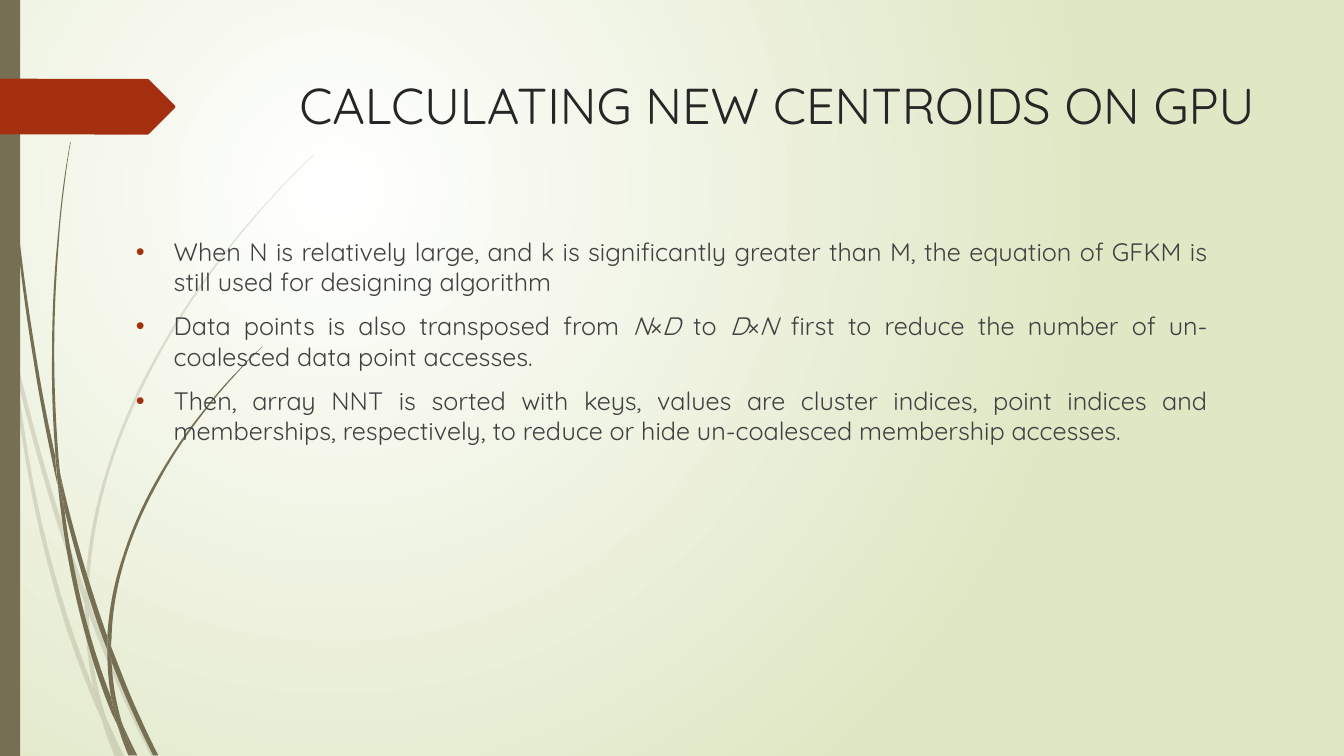
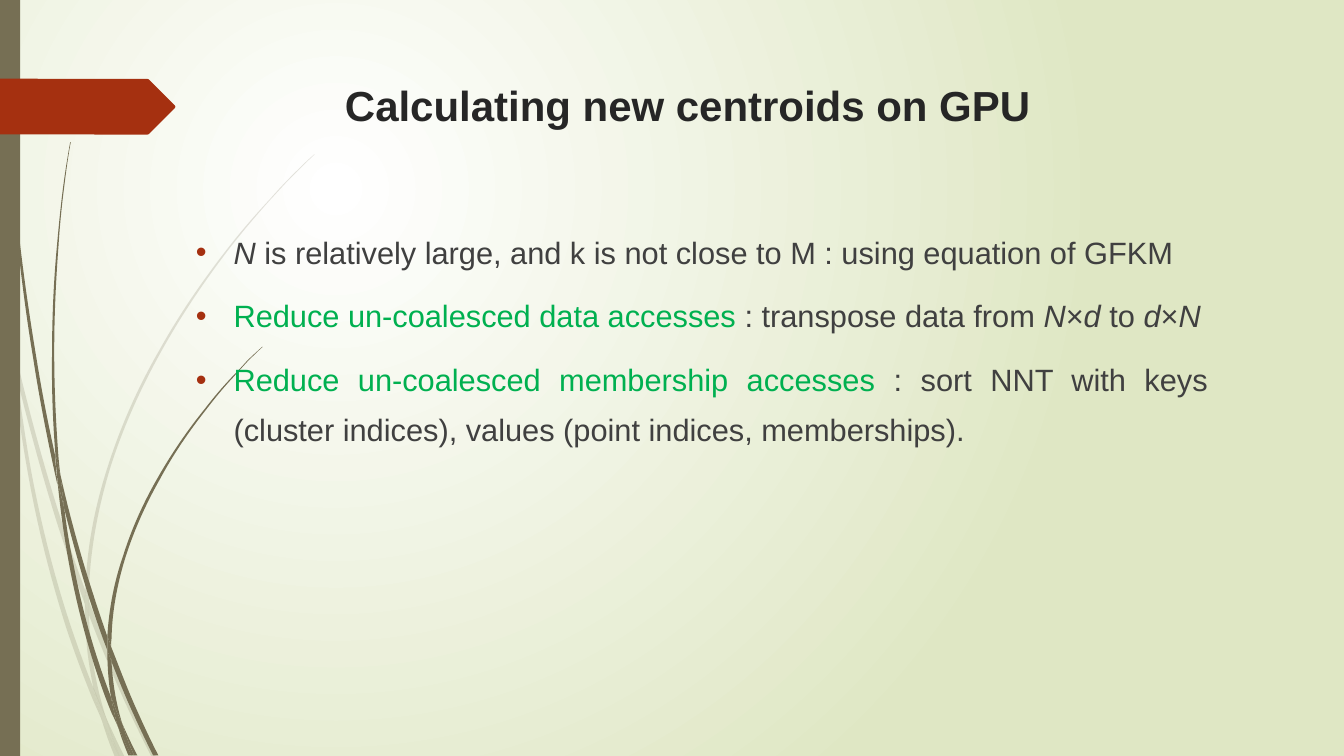
Before and after one commit to trungvdhp/master-ntou, a slide deck: slide 17 of ImageProcessing/Speeding up GFKM.pptx (slide 18 before the commit). Drawn at 1344x756 pixels with LibreOffice and Linux fonts; fonts in the diff are those of the drawing. Boxes give left, top, right and bottom in pixels: in the first picture for what was removed or moved away, otherwise in the second. Text is boxed around its words. In the diff, an @@ line names an element or a change of style, - is before the commit and + after.

```diff
--- a/ImageProcessing/Speeding up GFKM.pptx
+++ b/ImageProcessing/Speeding up GFKM.pptx
@@ title at <box>345,90,1030,129</box>: text changed; size 36 to 30 pt; font Quicksand to Arial; bold on @@
-CALCULATING NEW CENTROIDS ON GPU
+Calculating new centroids on GPU
@@ text at <box>234,241,1207,447</box>: text changed; size 18 to 22 pt; font Quicksand to Arial @@
-• When N is relatively large, and k is significantly greater than M, the equation of GFKM is still used for designing algorithm
-• Data points is also transposed from N×D to D×N first to reduce the number of un-coalesced data point accesses.
-• Then, array NNT is sorted with keys, values are cluster indices, point indices and memberships, respectively, to reduce or hide un-coalesced membership accesses.
+• N is relatively large, and k is not close to M : using equation of GFKM
+• Reduce un-coalesced data accesses : transpose data from N×d to d×N
+• Reduce un-coalesced membership accesses : sort NNT with keys (cluster indices), values (point indices, memberships).
```
Also in this commit, not shown: 22 other slides changed, 4 slides added, 4 slides removed, 1 other file.
